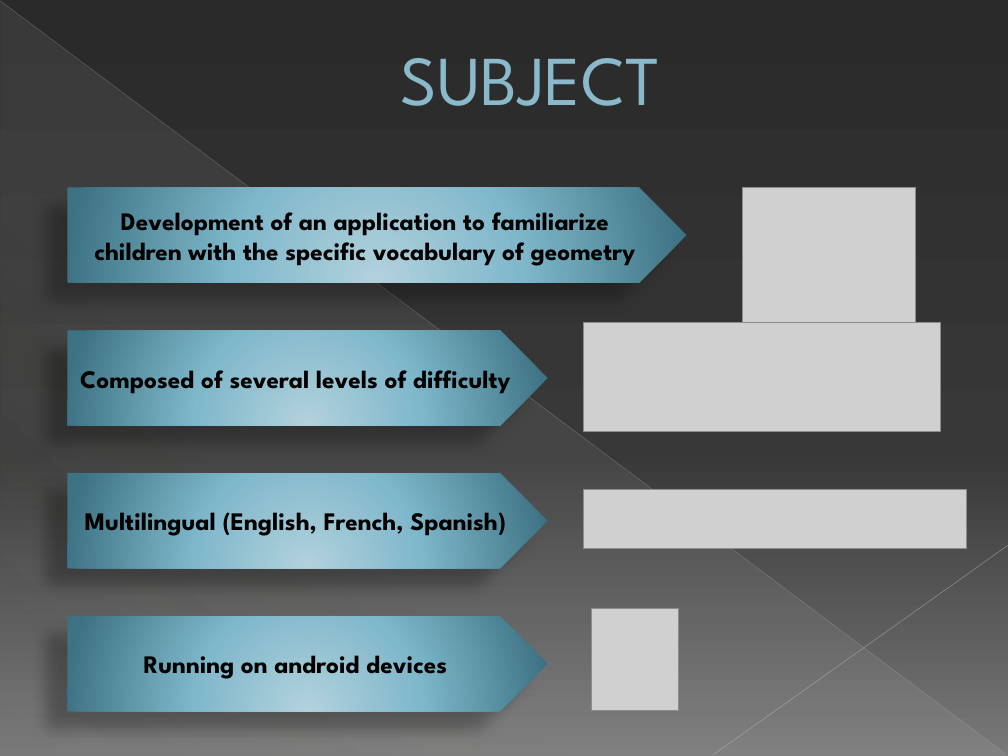
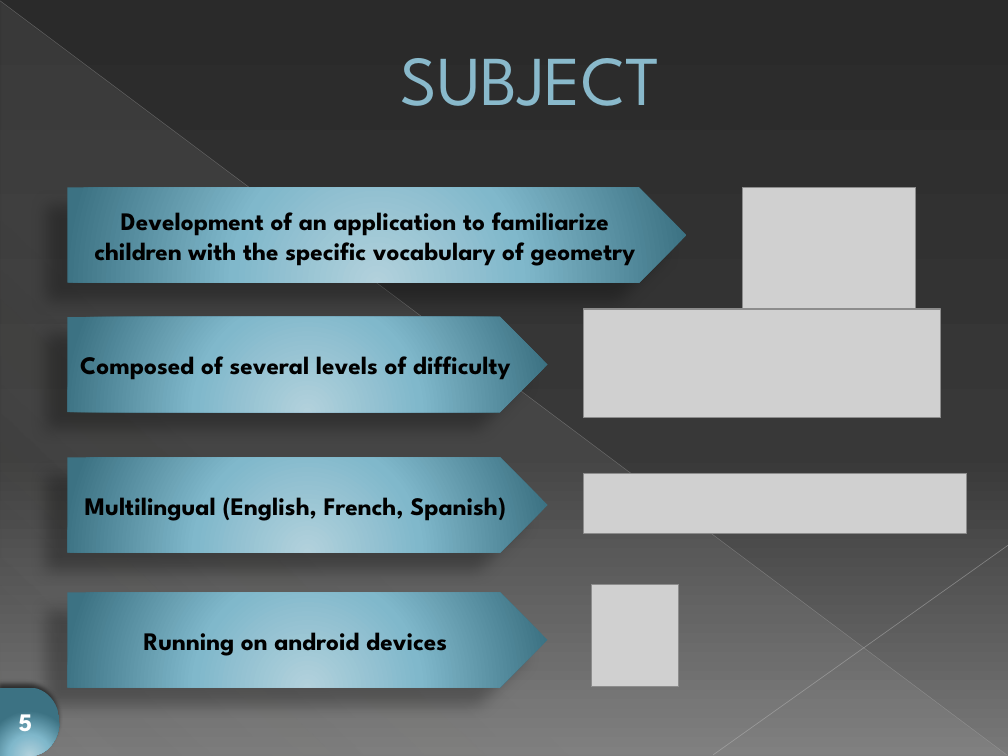
Before and after one commit to lmontion/ABC-Geometrie, a slide deck: slide 5 of ABC de la Géométrie.pptx. Drawn at 1008x756 pixels with LibreOffice and Linux fonts; fonts in the diff are those of the drawing; grey boxes stand for pictures. Boxes give left, top, right and bottom in pixels: in the first picture for what was removed or moved away, otherwise in the second. Text is boxed around its words. In the diff, an @@ line names an element or a change of style, - is before the commit and + after.

```diff
--- a/ABC de la Géométrie.pptx
+++ b/ABC de la Géométrie.pptx
@@ 2 pictures, 2 pentagon arrows: place and size @@
-2 pictures, 2 pentagon arrows at bbox=[68, 323, 967, 568]
+2 pictures, 2 pentagon arrows at bbox=[68, 309, 967, 552]
@@ pentagon arrow "Running on android devices": place and size @@
-pentagon arrow "Running on android devices" at bbox=[68, 616, 547, 711]
+pentagon arrow "Running on android devices" at bbox=[68, 593, 547, 687]
@@ picture: place and size @@
-picture at bbox=[592, 608, 679, 711]
+picture at bbox=[592, 585, 679, 687]
@@ flow chart delay added at bbox=[0, 687, 59, 756], fill gradient #B3D0DC to #81B8CC to #3D7283, 18 pt, text #FFFFFF, bold @@
+5
```
Also in this commit, not shown: 26 other slides changed, 2 other files.
